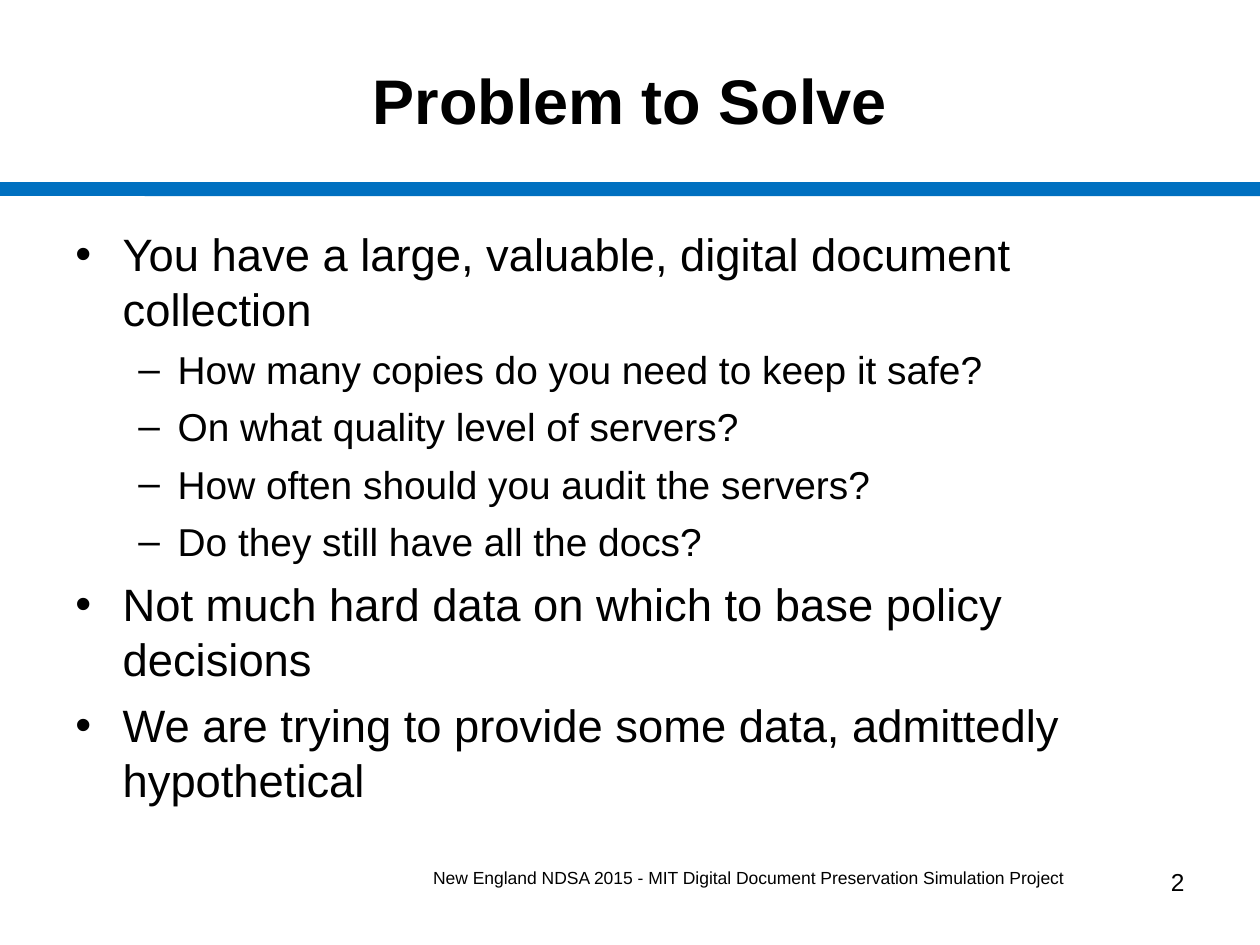
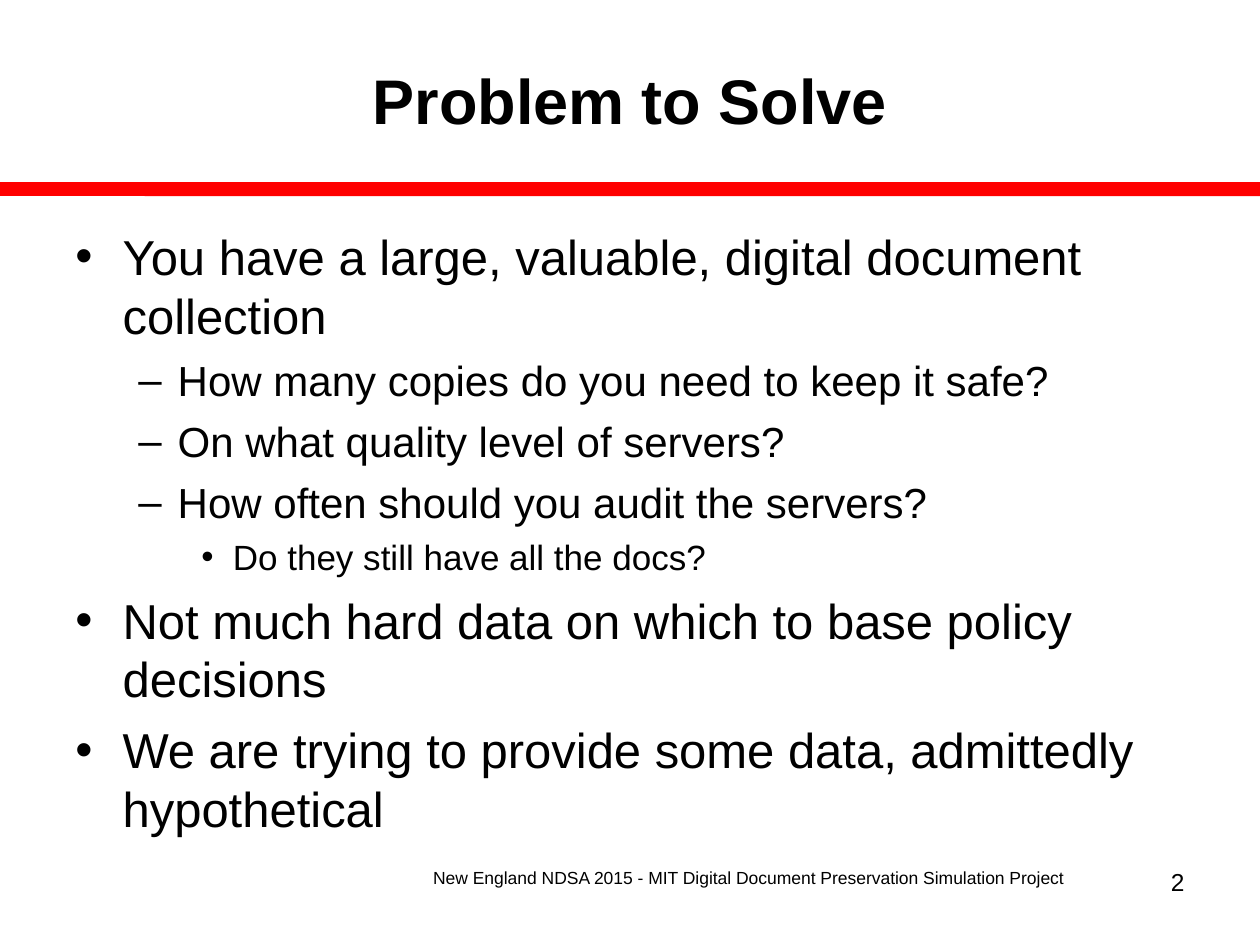
Before and after one commit to MIT-Informatics/PreservationSimulation, a slide deck: slide 2 of shelf/docs/Slides_NewEnglandNDSA.ppt. Drawn at 1260x945 pixels with LibreOffice and Linux fonts; fonts in the diff are those of the drawing. Boxes give left, top, right and bottom in pixels: in the first picture for what was removed or moved away, otherwise in the second. Text is boxed around its words. In the diff, an @@ line names an element or a change of style, - is before the commit and + after.

```diff
--- a/shelf/docs/Slides_NewEnglandNDSA.ppt
+++ b/shelf/docs/Slides_NewEnglandNDSA.ppt
@@ line (0, 189) - (1260, 189): stroke #0070C0 7.99 pt to #FF0000 7.99 pt @@
@@ text "You have a large, valuable, ..." at (123,239,1133,837): size 25.9 to 28 pt in "You have a large, valuable, digital document ...", "Not much hard data on which to ...", "We are trying to provide some data, ..."; size 22.2 to 24 pt in "How many copies do you need to ...", "On what quality level of servers?", "How often should you audit the servers?"; size 22.2 to 20 pt in "Do they still have all the docs?"; bullet – to •; list level 2 to 3 in "Do they still have all ..." @@
```
Also in this commit, not shown: 16 other slides changed, 1 other file.
